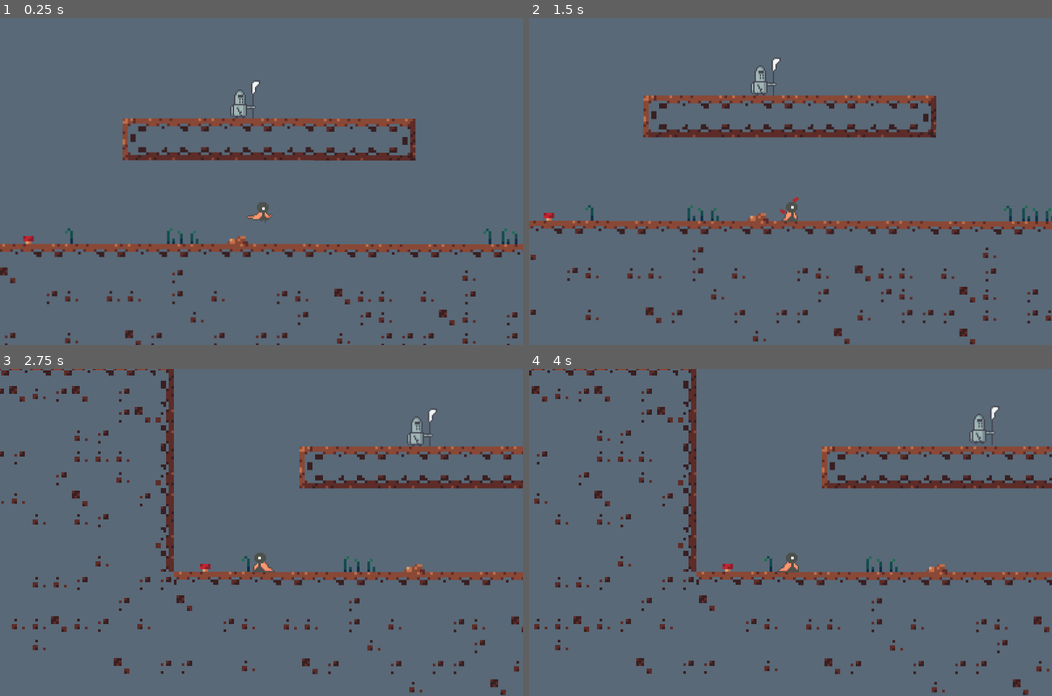
Above: before the commit, frames 1-4 (two rows, left to right).
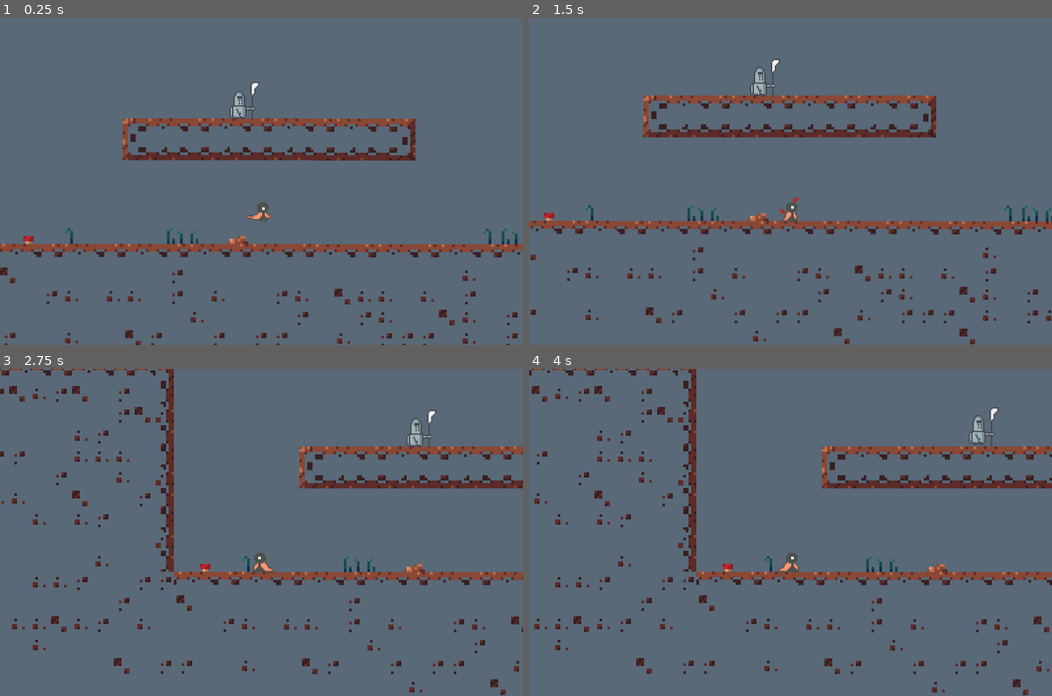
Above: after the commit, the same moments.

Repository: kim-taeyoo/vampire-game
Game: Godot game, scene res://cave_stage.tscn
Same seed, same stepped clock (60 frames per second), same inputs: the game is played once before the commit and once after it.
Inputs:
- Up to frame 1 (0.25 s): no input
- Up to frame 2 (1.5 s): hold Right (Right) from 0.53 s (still down); tap C (BloodDagg) at 0.6 s; tap Space (Jump) at 0.77 s; tap X (BloodSword) at 1.35 s
- Up to frame 3 (2.75 s): tap Space (Jump) at 1.52 s; release Right (Right) at 2.03 s; hold Left (Left) from 2.03 s (still down); tap Z (Dash) at 2.1 s
- Up to frame 4 (4 s): release Left (Left) at 2.78 s; hold Right (Right) from 2.78 s (still down); tap C (BloodDagg) at 2.85 s; tap Space (Jump) at 3.02, 3.77 s; tap X (BloodSword) at 3.6 s

The runs differ from the first frame. In frame 1, 0.2% of the frame differs, in the area x 43-50%, y 19-32%; in frame 2, 0.2%, in the area x 42-49%, y 12-25%; in frame 3, 0.2%; in frame 4, 0.2%.

Commit message:
add emote

Diff:
--- a/vampire_game/Enemy/AlertTimer.gd
+++ b/vampire_game/Enemy/AlertTimer.gd
@@ -6,7 +6,7 @@
 func resetTimer():
 	wait_time = 15.0
 	start()
-	print("enemy find player")
+	#print("enemy find player")
 
 func _on_timeout():
 	enemy.cant_find_Player()
--- /dev/null
+++ b/vampire_game/Enemy/EmoteTimer.gd
@@ -0,0 +1,17 @@
+extends Timer
+
+@onready var enemy = $".."
+@onready var emote = $"../EmoteAnimation"
+
+
+func resetTimer():
+	emote.visible = true
+	#emote.animation.start()
+	wait_time = 5.0
+	start()
+
+
+func _on_timeout():
+	emote.visible = false
+	#emote.animation.pause()
+	print("emote end")
--- a/vampire_game/Enemy/Enemy.gd
+++ b/vampire_game/Enemy/Enemy.gd
@@ -11,11 +11,17 @@
 var facing_right = true
 
 #좌우이동 알고리즘 관련
-@onready var moveSensor = $MoveSensor
-@onready var playerDetectSensor = $PlayerDetectSensor
-@onready var playerAttackSensor = $PlayerAttackSensor
+@onready var moveSensor = $Sensor/MoveSensor
+@onready var playerDetectSensor = $Sensor/PlayerDetectSensor
+@onready var playerAttackSensor = $Sensor/PlayerAttackSensor
+
 @onready var AS = $AnimatedSprite2D
-@onready var timer = $AlertTimer
+@onready var emote = $Emote/EmoteAnimation
+
+@onready var emoteTimer = $Emote/EmoteTimer
+@onready var alertTimer = $AlertTimer
+
+@onready var hurtBox = $HurtBox/CollisionShape2D
 
 func _physics_process(delta):
 	# 중력추가
@@ -27,7 +33,8 @@
 
 	if playerDetectSensor.is_colliding():
 		find_Player()
-		timer.resetTimer()
+		alertTimer.resetTimer()
+		emoteTimer.resetTimer()
 
 	if playerAttackSensor.is_colliding():
 		condition = "Attack"
@@ -49,6 +56,9 @@
 
 	if condition == "Attack":
 		AS.animation = "Attack"
+		hurtBox.disabled = true
+		if AS.frame == 4:
+			hurtBox.disabled = false
 		velocity.x = 0
 
 	move_and_slide()
@@ -72,14 +82,20 @@
 
 func find_Player():
 	findPlayer = true
+	emote.animation = "Find"
 	if condition != "Attack":
 		condition = "Run"
 
 func cant_find_Player():
 	findPlayer = false
+	emote.animation = "Lost"
 	condition = "Idle"
 
 func _on_animated_sprite_2d_animation_looped():
-	print("loop")
+	#print("loop")
 	if condition == "Attack":
 		condition = "Run"
+
+
+func _on_hurt_box_body_entered(body):
+	print("hit")
--- a/vampire_game/Enemy/Enemy.tscn
+++ b/vampire_game/Enemy/Enemy.tscn
@@ -1,10 +1,12 @@
-[gd_scene load_steps=26 format=3 uid="uid://b00jxpy5etudc"]
+[gd_scene load_steps=36 format=3 uid="uid://b00jxpy5etudc"]
 
 [ext_resource type="Texture2D" uid="uid://5tnga7sfvo71" path="res://Enemy/Barrel knight/run.png" id="1_spftf"]
 [ext_resource type="Script" path="res://Enemy/Enemy.gd" id="1_tx4bx"]
 [ext_resource type="Texture2D" uid="uid://7a3pchspop78" path="res://Enemy/Barrel knight/attacks.png" id="2_pe4oj"]
 [ext_resource type="Texture2D" uid="uid://bm1bnawayhrd8" path="res://Enemy/Barrel knight/idle.png" id="3_u0vl8"]
 [ext_resource type="Script" path="res://Enemy/AlertTimer.gd" id="5_ithra"]
+[ext_resource type="Texture2D" uid="uid://caa3ho5vukg4" path="res://Emote/Exclamation.png" id="6_d3rug"]
+[ext_resource type="Script" path="res://Enemy/EmoteTimer.gd" id="7_4nowv"]
 
 [sub_resource type="AtlasTexture" id="AtlasTexture_wml6s"]
 atlas = ExtResource("2_pe4oj")
@@ -154,6 +156,64 @@
 
 [sub_resource type="RectangleShape2D" id="RectangleShape2D_ueyjw"]
 size = Vector2(27.4999, 20.1613)
+
+[sub_resource type="RectangleShape2D" id="RectangleShape2D_rxwrr"]
+size = Vector2(22, 7)
+
+[sub_resource type="AtlasTexture" id="AtlasTexture_5yid0"]
+atlas = ExtResource("6_d3rug")
+region = Rect2(0, 0, 16, 32)
+
+[sub_resource type="AtlasTexture" id="AtlasTexture_723kt"]
+atlas = ExtResource("6_d3rug")
+region = Rect2(16, 0, 16, 32)
+
+[sub_resource type="AtlasTexture" id="AtlasTexture_3e3gs"]
+atlas = ExtResource("6_d3rug")
+region = Rect2(32, 0, 16, 32)
+
+[sub_resource type="AtlasTexture" id="AtlasTexture_bur3x"]
+atlas = ExtResource("6_d3rug")
+region = Rect2(48, 0, 16, 32)
+
+[sub_resource type="AtlasTexture" id="AtlasTexture_tsy00"]
+atlas = ExtResource("6_d3rug")
+region = Rect2(64, 0, 16, 32)
+
+[sub_resource type="AtlasTexture" id="AtlasTexture_8rlrx"]
+atlas = ExtResource("6_d3rug")
+region = Rect2(80, 0, 16, 32)
+
+[sub_resource type="SpriteFrames" id="SpriteFrames_5vb1x"]
+animations = [{
+"frames": [{
+"duration": 1.0,
+"texture": SubResource("AtlasTexture_5yid0")
+}, {
+"duration": 1.0,
+"texture": SubResource("AtlasTexture_723kt")
+}, {
+"duration": 1.0,
+"texture": SubResource("AtlasTexture_3e3gs")
+}, {
+"duration": 1.0,
+"texture": SubResource("AtlasTexture_bur3x")
+}, {
+"duration": 1.0,
+"texture": SubResource("AtlasTexture_tsy00")
+}, {
+"duration": 1.0,
+"texture": SubResource("AtlasTexture_8rlrx")
+}],
+"loop": true,
+"name": &"Find",
+"speed": 10.0
+}, {
+"frames": [],
+"loop": true,
+"name": &"Lost",
+"speed": 5.0
+}]
 
 [node name="Enemy" type="CharacterBody2D"]
 texture_filter = 1
@@ -163,7 +223,7 @@
 script = ExtResource("1_tx4bx")
 
 [node name="AnimatedSprite2D" type="AnimatedSprite2D" parent="."]
-position = Vector2(30, -16)
+position = Vector2(29.5, -15)
 sprite_frames = SubResource("SpriteFrames_4lxh0")
 animation = &"Attack"
 autoplay = "Idle"
@@ -173,6 +233,26 @@
 scale = Vector2(0.920001, 1.48)
 shape = SubResource("RectangleShape2D_sietr")
 
+[node name="Sensor" type="Node2D" parent="."]
+scale = Vector2(0.5, 0.5)
+
+[node name="MoveSensor" type="RayCast2D" parent="Sensor"]
+position = Vector2(22, -50)
+scale = Vector2(2, 1.04)
+collision_mask = 6
+
+[node name="PlayerDetectSensor" type="RayCast2D" parent="Sensor"]
+position = Vector2(-12, -8)
+scale = Vector2(2, 2)
+target_position = Vector2(100, 0)
+hit_from_inside = true
+
+[node name="PlayerAttackSensor" type="RayCast2D" parent="Sensor"]
+position = Vector2(13, -9)
+scale = Vector2(2, 2)
+target_position = Vector2(20, 0)
+hit_from_inside = true
+
 [node name="HitBox" type="Area2D" parent="."]
 
 [node name="CollisionShape2D" type="CollisionShape2D" parent="HitBox"]
@@ -180,25 +260,32 @@
 scale = Vector2(0.800002, 1.24)
 shape = SubResource("RectangleShape2D_ueyjw")
 
-[node name="MoveSensor" type="RayCast2D" parent="."]
-position = Vector2(11, -25)
-scale = Vector2(1, 0.520001)
-collision_mask = 6
-
-[node name="PlayerDetectSensor" type="RayCast2D" parent="."]
-position = Vector2(-6, -4)
-target_position = Vector2(100, 0)
-hit_from_inside = true
-
-[node name="PlayerAttackSensor" type="RayCast2D" parent="."]
-position = Vector2(6.5, -4.5)
-target_position = Vector2(20, 0)
-hit_from_inside = true
-
 [node name="AlertTimer" type="Timer" parent="."]
 wait_time = 15.0
 one_shot = true
 script = ExtResource("5_ithra")
 
+[node name="HurtBox" type="Area2D" parent="."]
+collision_layer = 16
+
+[node name="CollisionShape2D" type="CollisionShape2D" parent="HurtBox"]
+position = Vector2(16, -3.5)
+shape = SubResource("RectangleShape2D_rxwrr")
+disabled = true
+
+[node name="Emote" type="Node2D" parent="."]
+scale = Vector2(0.5, 0.5)
+
+[node name="EmoteAnimation" type="AnimatedSprite2D" parent="Emote"]
+visible = false
+position = Vector2(0, -72)
+sprite_frames = SubResource("SpriteFrames_5vb1x")
+animation = &"Find"
+
+[node name="EmoteTimer" type="Timer" parent="Emote"]
+script = ExtResource("7_4nowv")
+
 [connection signal="animation_looped" from="AnimatedSprite2D" to="." method="_on_animated_sprite_2d_animation_looped"]
 [connection signal="timeout" from="AlertTimer" to="AlertTimer" method="_on_timeout"]
+[connection signal="body_entered" from="HurtBox" to="." method="_on_hurt_box_body_entered"]
+[connection signal="timeout" from="Emote/EmoteTimer" to="Emote/EmoteTimer" method="_on_timeout"]
Binary file added: vampire_game/Emote/Exclamation.png
Not shown, added: vampire_game/Emote/Exclamation.png.import
